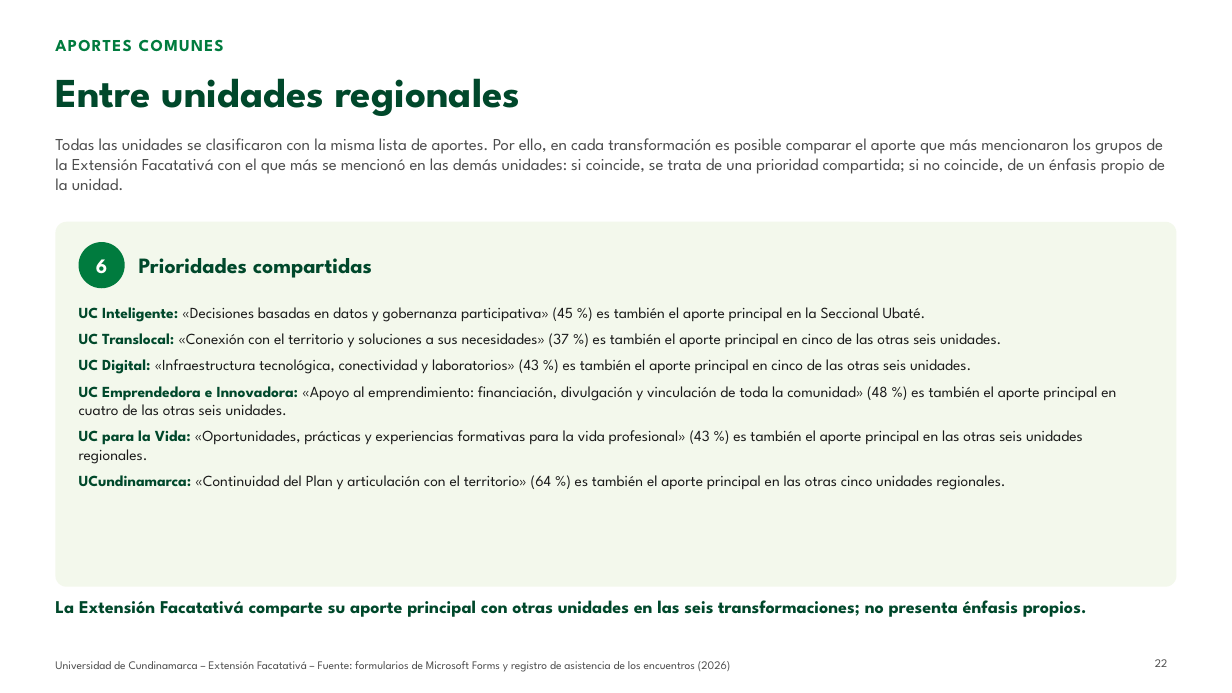
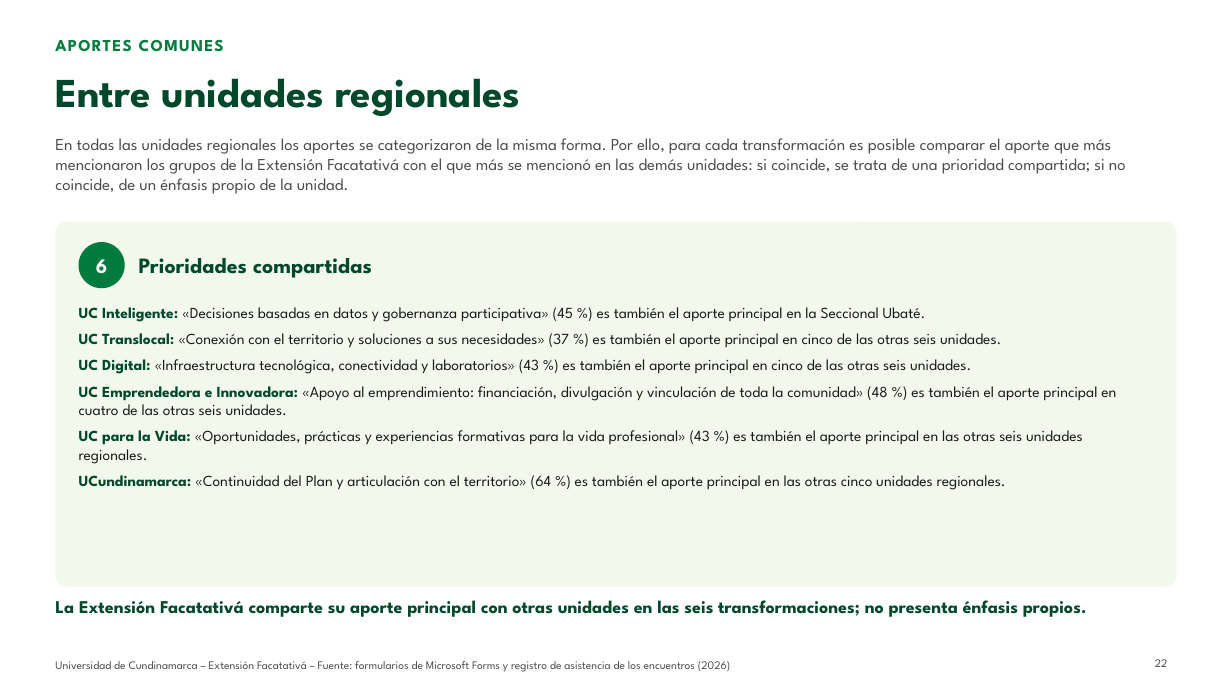
Before and after one commit to Nicolaserd/Planeacion_estrategica_transformaciones_temas, a slide deck: slide 22 of flujo_bert_jev/informe/presentaciones/Presentacion_Extension_Facatativa_BERT_Jev.pptx. Drawn at 1232x693 pixels with LibreOffice and Linux fonts; fonts in the diff are those of the drawing; background and template pictures are left out. Boxes give left, top, right and bottom in pixels: in the first picture for what was removed or moved away, otherwise in the second. Text is boxed around its words. In the diff, an @@ line names an element or a change of style, - is before the commit and + after.

```diff
--- a/flujo_bert_jev/informe/presentaciones/Presentacion_Extension_Facatativa_BERT_Jev.pptx
+++ b/flujo_bert_jev/informe/presentaciones/Presentacion_Extension_Facatativa_BERT_Jev.pptx
@@ text at <box>55,138,1126,194</box>: text changed @@
-Todas las unidades se clasificaron con la misma lista de aportes. Por ello, en cada transformación es posible comparar el aporte que más mencionaron los grupos de la Extensión Facatativá con el que más se mencionó en las demás unidades: si coincide, se trata de una prioridad compartida; si no coincide, de un énfasis propio de la unidad.
+En todas las unidades regionales los aportes se categorizaron de la misma forma. Por ello, para cada transformación es posible comparar el aporte que más mencionaron los grupos de la Extensión Facatativá con el que más se mencionó en las demás unidades: si coincide, se trata de una prioridad compartida; si no coincide, de un énfasis propio de la unidad.
```
Also in this commit, not shown: 7 other slides changed, 23 other files.
